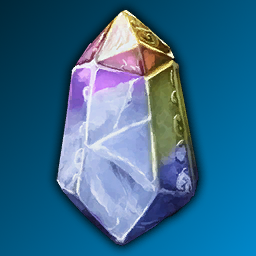
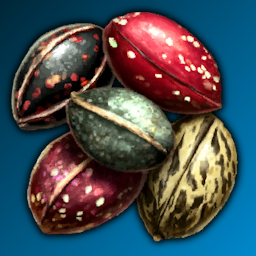
Revision of a layered w=256, h=256 image; what changed, layer by layer:
hid "Mana Crystal" over left=45, top=0, right=211, bottom=256
added layer "Magic Seeds" in group "Shapes" over left=3, top=0, right=248, bottom=253
